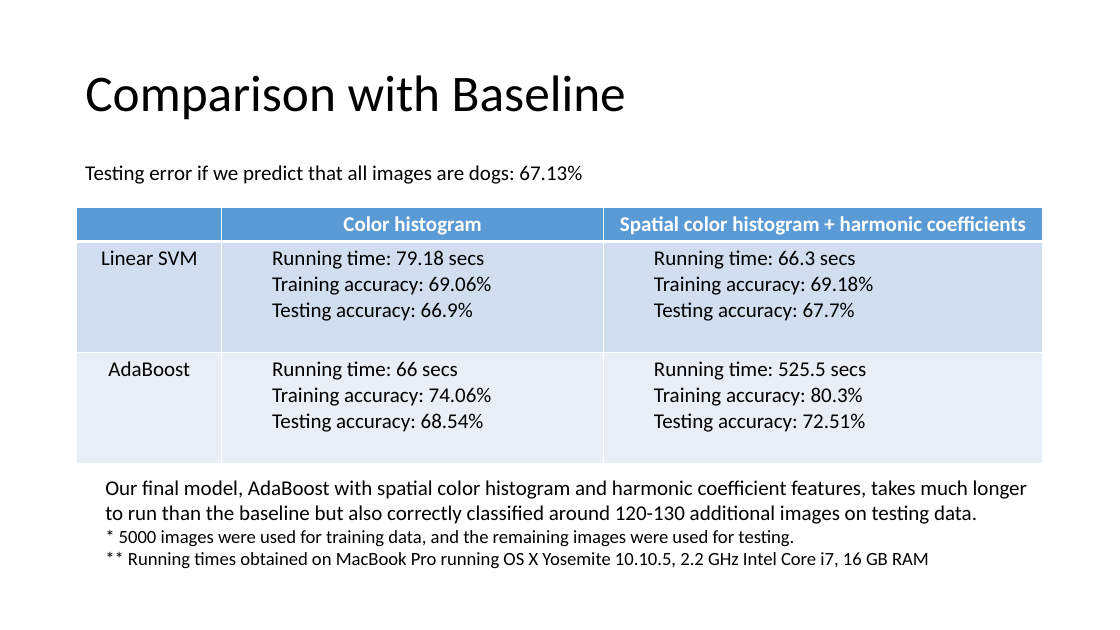
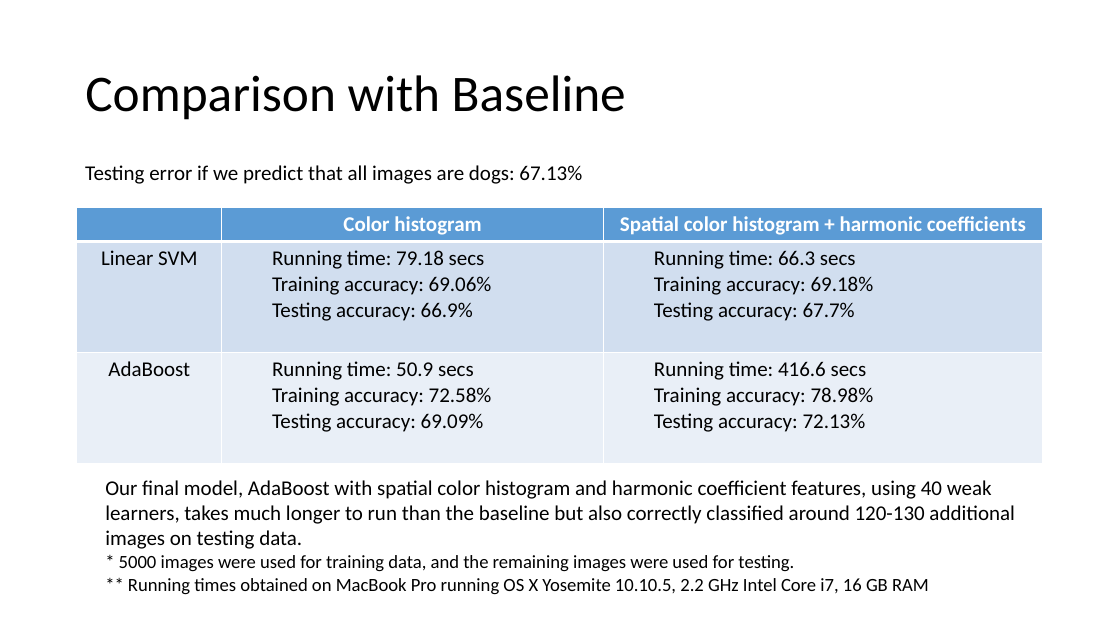
Before and after one commit to TZstatsADS/Spr2016-Proj3-Grp5, a slide deck: slide 9 of doc/presentation.pptx. Drawn at 1120x630 pixels with LibreOffice and Linux fonts; fonts in the diff are those of the drawing. Boxes give left, top, right and bottom in pixels: in the first picture for what was removed or moved away, otherwise in the second. Text is boxed around its words. In the diff, an @@ line names an element or a change of style, - is before the commit and + after.

Commit message:
New running time and accuracy figures in presentation

```diff
--- a/doc/presentation.pptx
+++ b/doc/presentation.pptx
@@ table at box(77, 208, 1044, 460) @@
-row 3, column 2: Running time: 66 secs / Training accuracy: 74.06% / Testing accuracy: 68.54%
+row 3, column 2: Running time: 50.9 secs / Training accuracy: 72.58% / Testing accuracy: 69.09%
-row 3, column 3: Running time: 525.5 secs / Training accuracy: 80.3% / Testing accuracy: 72.51%
+row 3, column 3: Running time: 416.6 secs / Training accuracy: 78.98% / Testing accuracy: 72.13%
@@ text at box(105, 480, 1015, 549): text changed @@
-Our final model, AdaBoost with spatial color histogram and harmonic coefficient features, takes much longer to run than the baseline but also correctly classified around 120-130 additional images on testing data.
+Our final model, AdaBoost with spatial color histogram and harmonic coefficient features, using 40 weak learners, takes much longer to run than the baseline but also correctly classified around 120-130 additional images on testing data.
```
